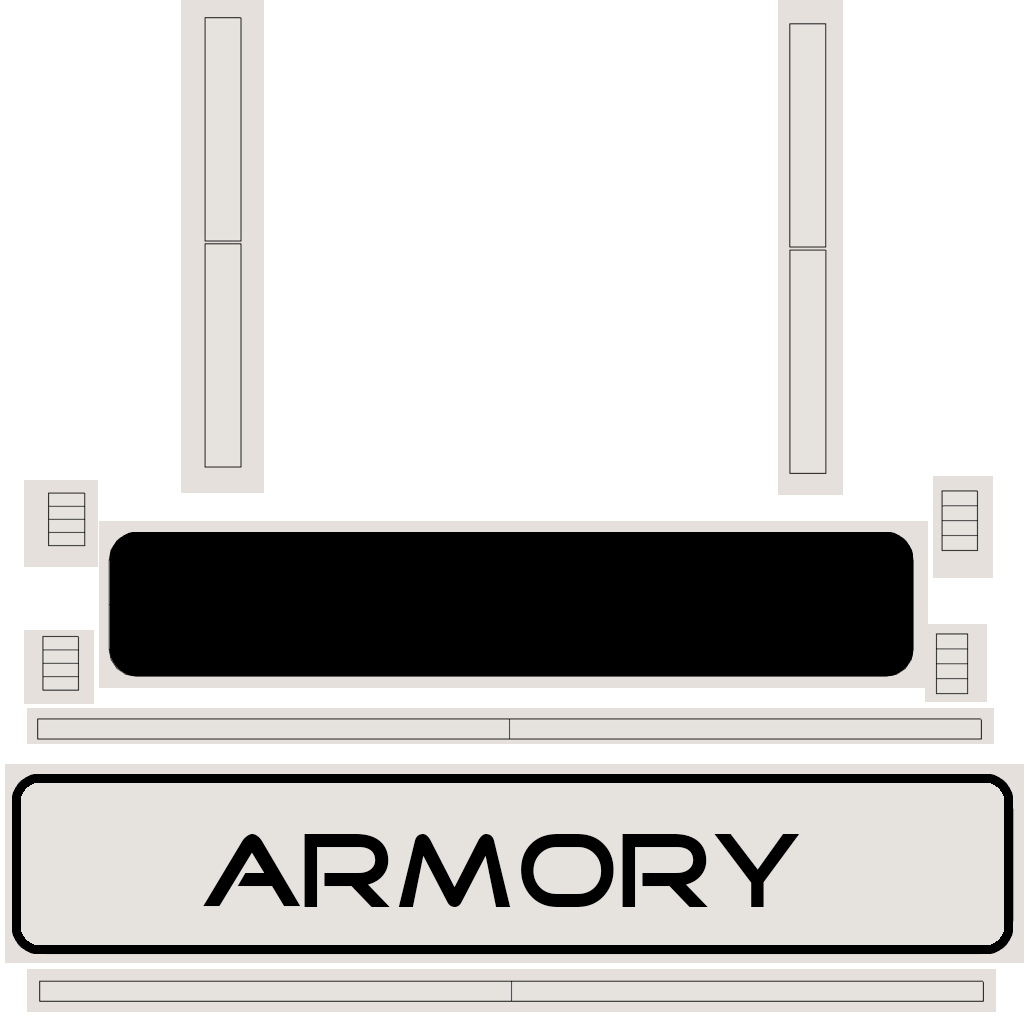
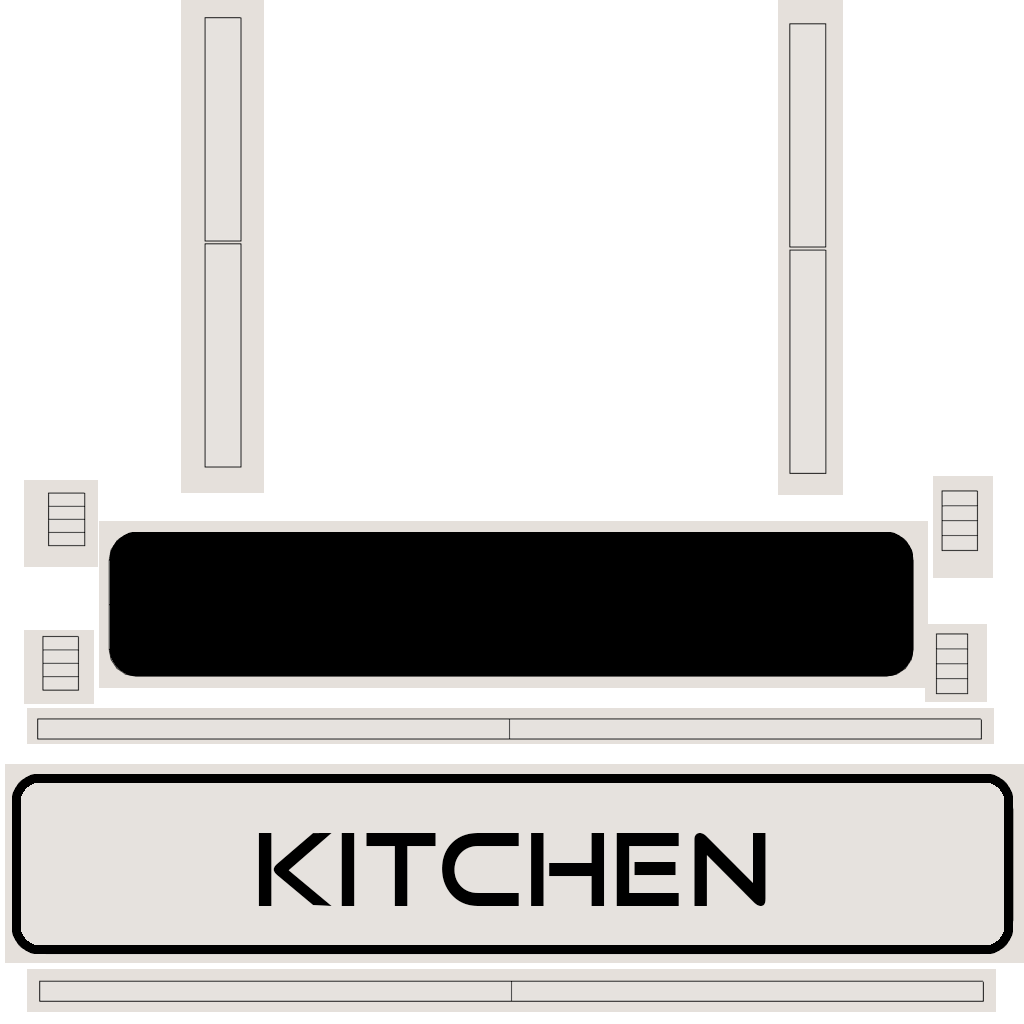
The second 1024×1024 image is a revision of the first. Changes to its layers:
added layer "kitchen" in group "Sign Text" over 258, 833, 766, 906
hid "armory" over 203, 834, 800, 907
